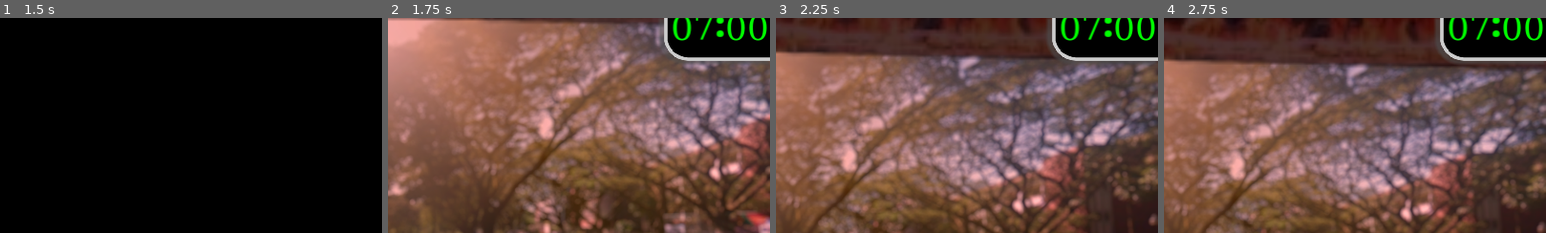
Above: before the commit, frames 1-4 (left to right).
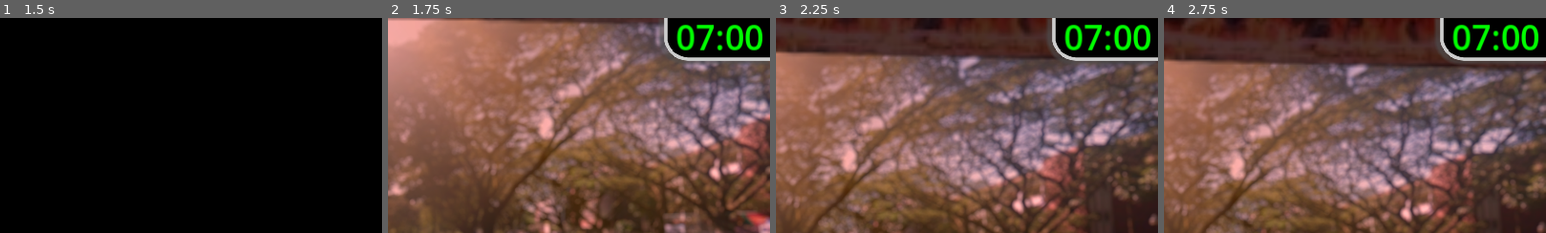
Above: after the commit, the same moments.

Repository: FlamingHerb/develup-chapter-1-quest
Game: Godot game, scene res://scenes/main_menu.tscn
Two runs of this game, one before a commit and one after it. Both use one fixed random seed, a clock stepped at 60 frames per second and the inputs below. The engine's default icon, where the game draws it, is replaced by a stand-in: a white triangle on a blue panel in a dark square. Sound files missing from this copy of the repository are replaced by a short silence.
Inputs (mouse positions are % of the whole screen's width and height, from its top left):
- Up to frame 1 (1.5 s): click "Ambatucook" at 0.5 s; click "sige, iwanan mo ko..." at 1.25 s
- Up to frame 2 (1.75 s): no input
- Up to frame 3 (2.25 s): tap Enter at 2 s; move the mouse to (72, 45) at 2.02 s; click (72, 45) at 2.17 s
- Up to frame 4 (2.75 s): tap Space at 2.27 s
The pictures show only the part of the screen within x 50-100%, y 0-50%; the shares and areas given below are measured in that part.

Frame 1 is identical in both runs. In frame 2, 2.0% of the frame differs, in the area x 74-100%, y 0-16%; in frame 3, 2.0%; in frame 4, 2.0%.

Commit message:
fix: changed font completely

Diff:
--- a/scenes/game_main.tscn
+++ b/scenes/game_main.tscn
@@ -51,7 +51,6 @@
 shadow_offset = Vector2(-5, 3)
 
 [sub_resource type="LabelSettings" id="LabelSettings_nhwy5"]
-font = ExtResource("13_0thuj")
 font_size = 52
 font_color = Color(0, 1, 0, 1)
 
@@ -259,7 +258,6 @@
 offset_right = 113.0
 offset_bottom = 70.0
 theme_override_colors/font_color = Color(0.658824, 0.658824, 0.658824, 1)
-theme_override_fonts/font = ExtResource("13_0thuj")
 theme_override_font_sizes/font_size = 64
 text = "0
 "
@@ -280,10 +278,10 @@
 anchor_top = 0.5
 anchor_right = 1.0
 anchor_bottom = 0.5
-offset_left = 21.0
-offset_top = -41.0
-offset_right = -11.0
-offset_bottom = 29.0
+offset_left = 18.5
+offset_top = -40.0
+offset_right = -8.5
+offset_bottom = 32.0
 grow_horizontal = 2
 grow_vertical = 2
 text = "08:00"
